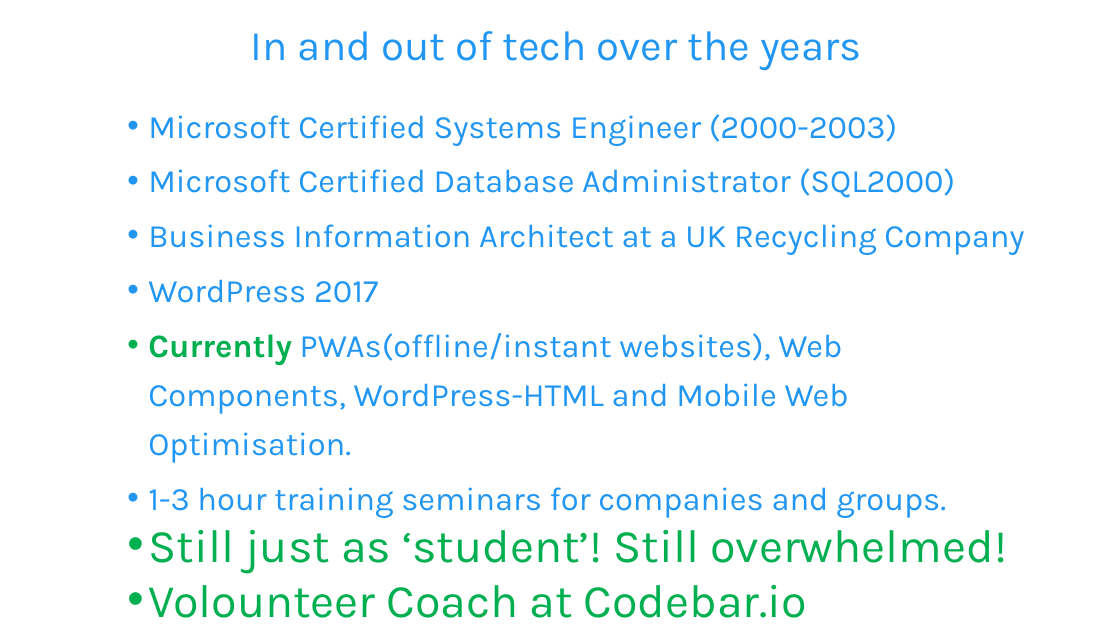
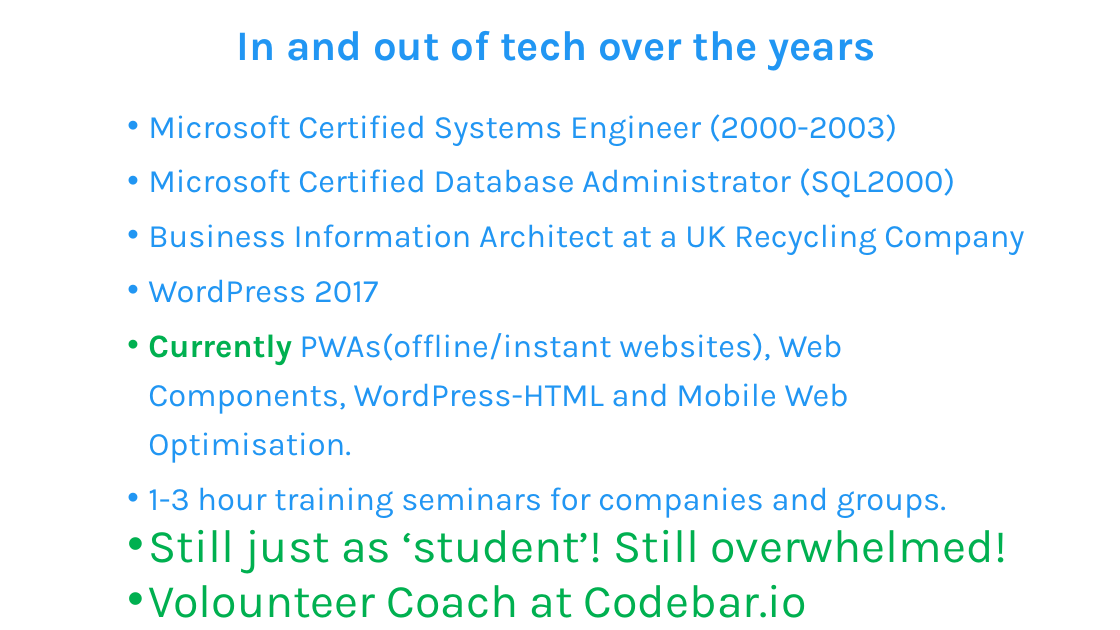
Before and after one commit to iwswordpress/WebComponents, a slide deck: slide 3 of Web-Components.pptx. Drawn at 1120x630 pixels with LibreOffice and Linux fonts; fonts in the diff are those of the drawing. Boxes give left, top, right and bottom in pixels: in the first picture for what was removed or moved away, otherwise in the second. Text is boxed around its words. In the diff, an @@ line names an element or a change of style, - is before the commit and + after.

```diff
--- a/Web-Components.pptx
+++ b/Web-Components.pptx
@@ text "In and out of tech ...": place and size @@
-text "In and out of tech ..." at <box>251,31,861,71</box>
+text "In and out of tech ..." at <box>236,31,876,71</box>
@@ text "In and out of tech ..." at <box>236,31,876,71</box>: bold on @@
```
Also in this commit, not shown: 25 other files.
